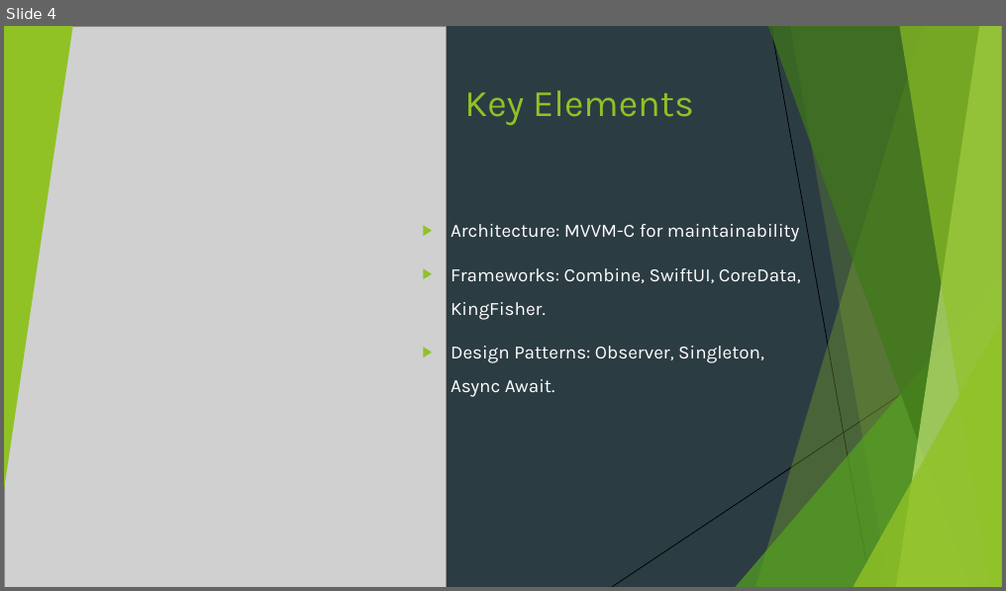
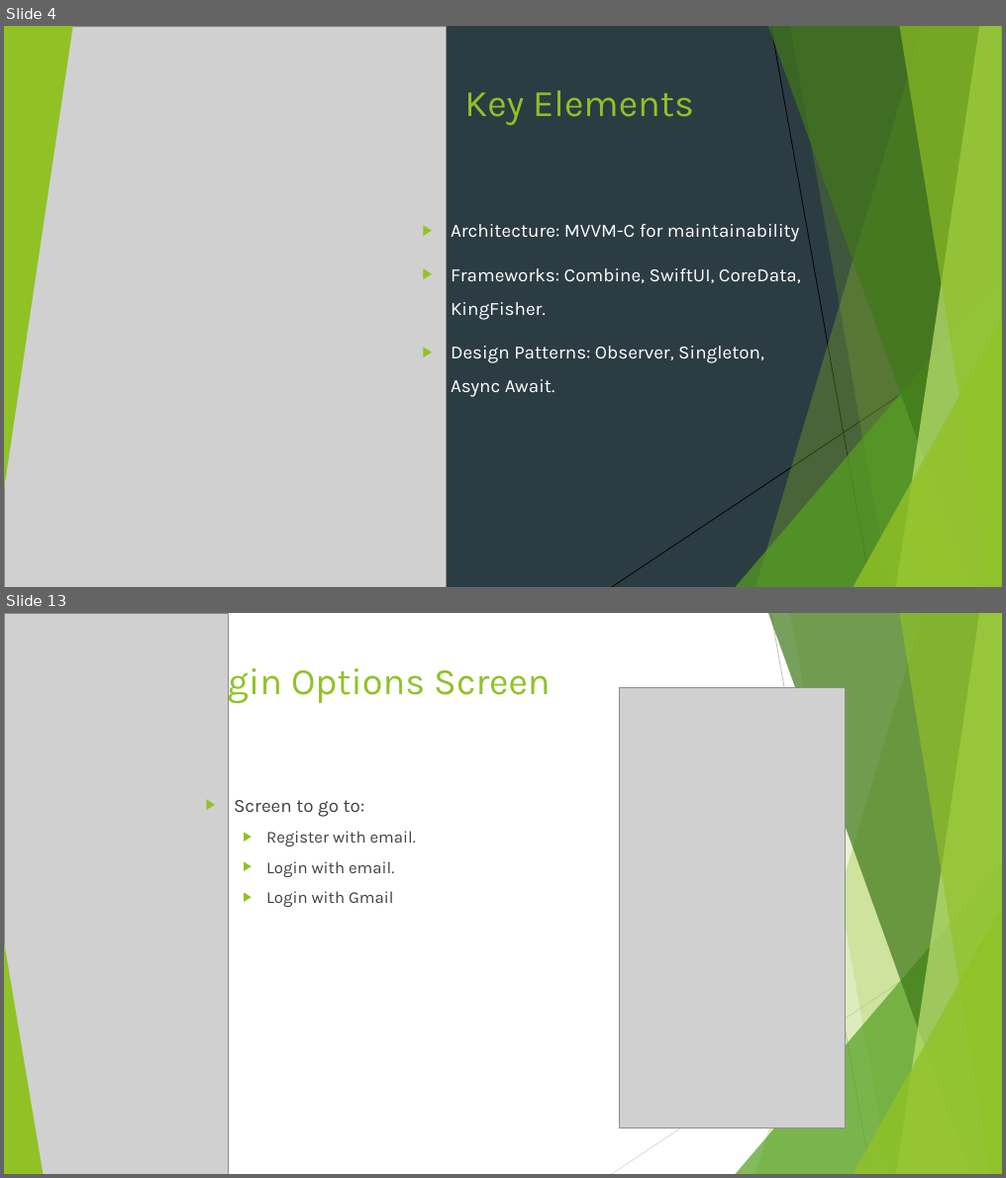
Before and after one commit to adpaladines/Recipes, a slide deck: FlavorPlanetPresentation.pptx. Shown one above the other, each under a label of ours: slide 4 before the commit, slides 4 and 13 after it; the slides between them are not shown. The pictures are 1006x591 and 1006x1178 pixels, drawn with LibreOffice and Linux fonts; fonts in the diff are those of the drawing; grey boxes stand for pictures. Boxes give left, top, right and bottom in pixels: in the first picture for what was removed or moved away, otherwise in the second. Text is boxed around its words. In the diff, an @@ line names an element or a change of style, - is before the commit and + after.

```diff
--- a/FlavorPlanetPresentation.pptx
+++ b/FlavorPlanetPresentation.pptx
@@ slide 13 added at box(4, 613, 1002, 1174), background #FFFFFF; not listed: 8 template elements that a slide beside it also shows @@
@@ picture added at box(4, 613, 228, 1174) @@
@@ line added from (771, 613) to (871, 1174), #BFBFBF 0.75 pt @@
@@ title added at box(189, 660, 550, 703), 36 pt, text #90C226 @@
+Login Options Screen
@@ picture added at box(620, 688, 845, 1128) @@
@@ text added at box(234, 800, 416, 907), 16 pt, text #404040 @@
+▶ Screen to go to:
+  ▶ Register with email.
+  ▶ Login with email.
+  ▶ Login with Gmail
@@ line added from (1002, 915) to (612, 1174), #D9D9D9 0.75 pt @@
@@ triangle added at box(4, 942, 43, 1174), fill #90C226 @@
```
Also in this commit, not shown: 3 slides changed, 15 other slides added, 3 other files.
